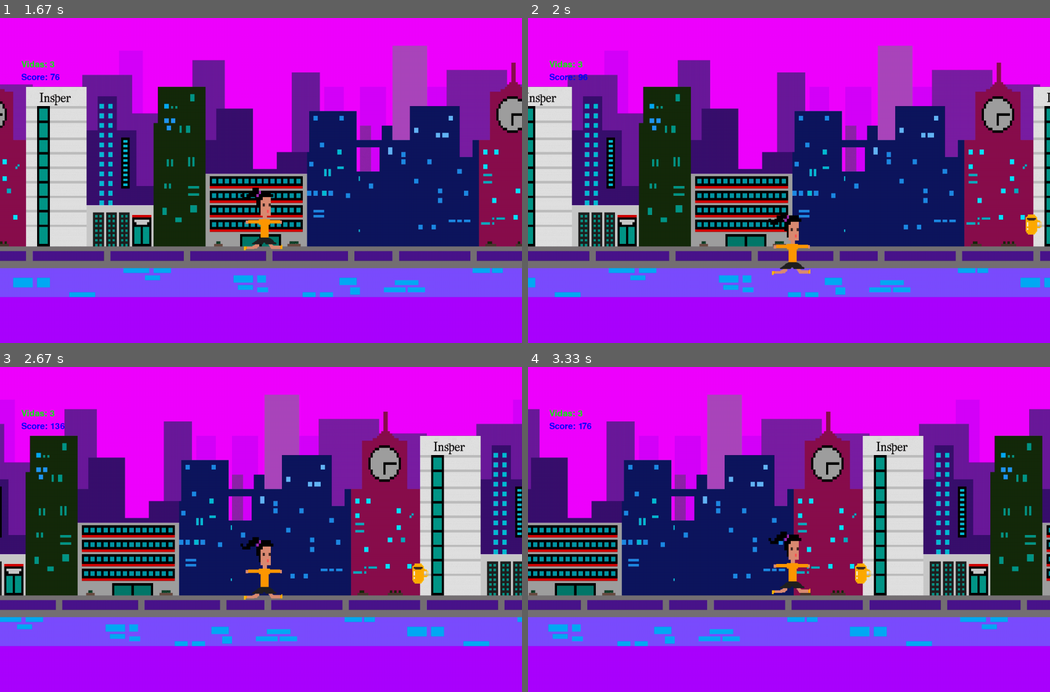
Above: before the commit, frames 1-4 (two rows, left to right).
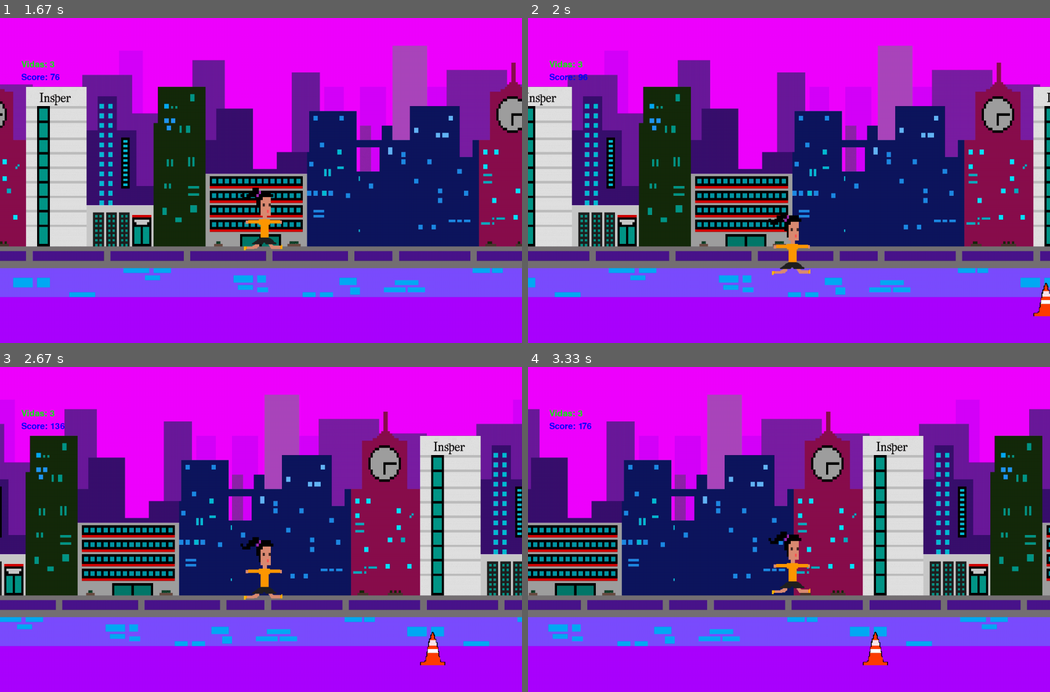
Above: after the commit, the same moments.

Repository: pedrofracassi/insper-dessoft-projeto-final
Game: pygame game, started from main.py
Two runs of this game, one before a commit and one after it. Both use one fixed random seed, a clock stepped at 60 frames per second and the inputs below.
Inputs:
- Up to frame 1 (1.67 s): click "Jogar" at 0.38 s; tap Space at 0.67, 1.07, 1.37 s
- Up to frame 2 (2 s): tap Space at 1.9 s
- Up to frame 3 (2.67 s): tap Space at 2.2 s
- Up to frame 4 (3.33 s): tap Space at 2.97 s

Frame 1 is identical in both runs. In frame 2, 0.3% of the frame differs, in the area x 95-100%, y 60-92%; in frame 3, 0.4%; in frame 4, 0.4%, in the area x 62-69%, y 60-92%.

Commit message:
spawn rates

Diff:
--- a/stages/JogoStage.py
+++ b/stages/JogoStage.py
@@ -56,17 +56,17 @@
           done = True
 
         if event.type == pygame.USEREVENT+2:
-          tipo = random.randrange(0, 3)
+          tipo = random.randrange(0, 10)
 
-          if tipo == 0:
+          if tipo in [0, 1, 2, 3]:
             novo_obstaculo = Prova.Prova()
             all_provas.add(novo_obstaculo)
 
-          if tipo == 1:
+          if tipo in [4, 5, 6, 7, 8]:
             novo_obstaculo = Cone.Cone()
             all_cones.add(novo_obstaculo)
 
-          if tipo == 2:
+          if tipo in [9]:
             novo_obstaculo = Boost.Boost()
             all_boosts.add(novo_obstaculo)
 
